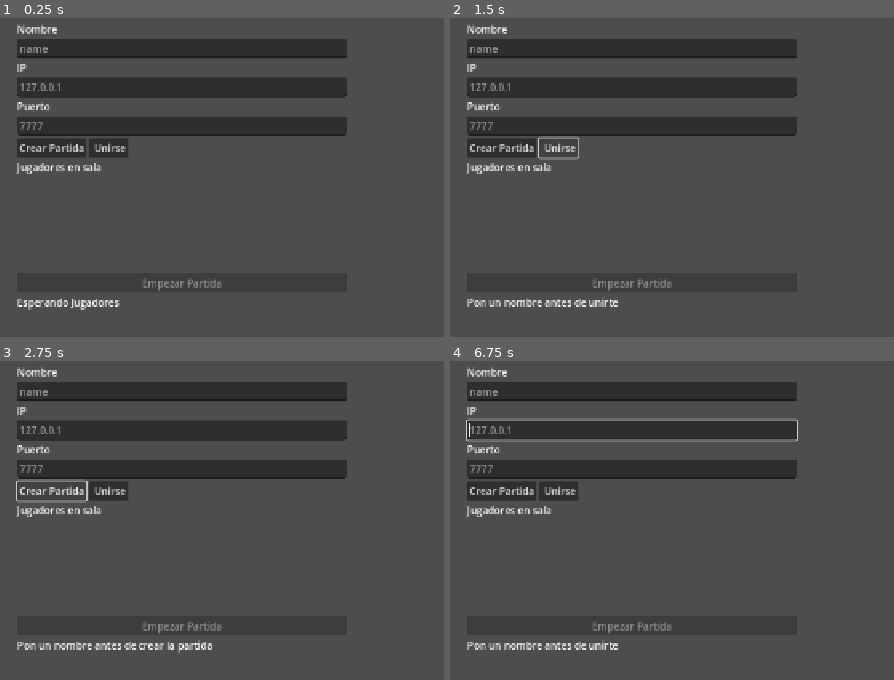
Above: before the commit, frames 1-4 (two rows, left to right).
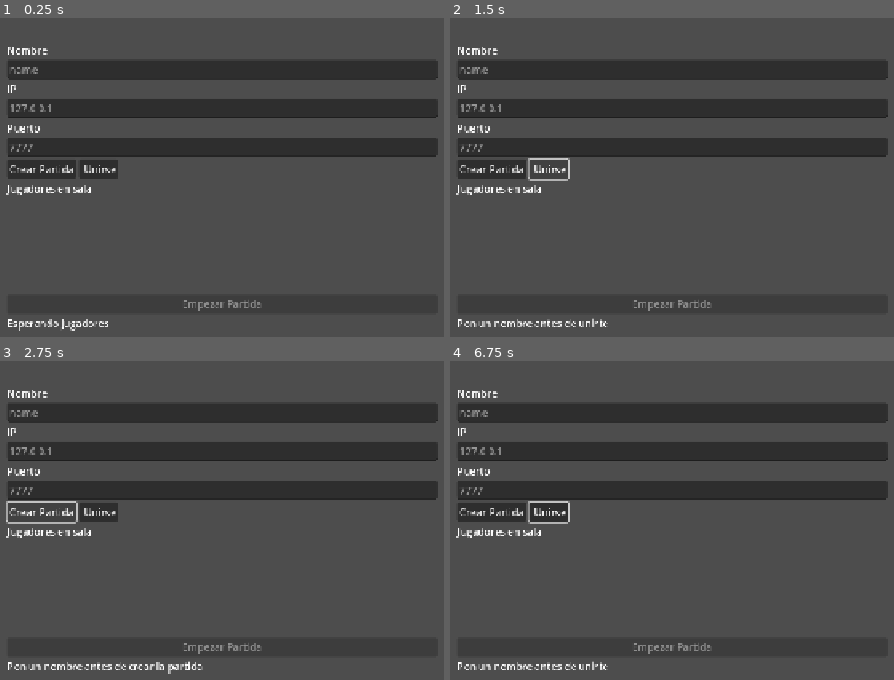
Above: after the commit, the same moments.

Repository: Jusm8/MultiplayerPolitopia
Game: Godot game, scene res://scene/lobby.tscn
Two runs of this game, one before a commit and one after it. Both use one fixed random seed, a clock stepped at 60 frames per second and the inputs below.
Inputs (mouse positions are in pixels of both pictures, inside the frame that each line leads up to):
- Up to frame 1 (0.25 s): no input
- Up to frame 2 (1.5 s): click "Crear Partida" at 0.5 s; click "Unirse" at 1.25 s
- Up to frame 3 (2.75 s): click "Crear Partida" at 2 s
- Up to frame 4 (6.75 s): click "Unirse" at 2.75 s; click "Crear Partida" at 3.5 s; click "Unirse" at 4.25 s; tap Enter at 5, 6.5 s; move the mouse to (849, 507) at 5.02 s; click (849, 507) at 5.17 s; tap Space at 5.75 s; drag from (512, 552) to (632, 619) at 5.77 s; move the mouse to (751, 431) at 6.52 s; click (751, 431) at 6.67 s

The runs differ from the first frame. In frame 1, 31% of the frame differs, in the area x 1-99%, y 1-99%; in frame 2, 31%; in frame 3, 31%; in frame 4, 31%.

Commit message:
cambios visuales 1

Diff:
--- a/multiplayer-game/project.godot
+++ b/multiplayer-game/project.godot
@@ -27,5 +27,6 @@
 
 [rendering]
 
+textures/canvas_textures/default_texture_filter=0
 renderer/rendering_method="gl_compatibility"
 renderer/rendering_method.mobile="gl_compatibility"
--- a/multiplayer-game/scene/CityMenu.tscn
+++ b/multiplayer-game/scene/CityMenu.tscn
@@ -1,9 +1,21 @@
-[gd_scene load_steps=2 format=3 uid="uid://3abew6xy87gd"]
+[gd_scene load_steps=4 format=3 uid="uid://3abew6xy87gd"]
 
 [ext_resource type="Script" uid="uid://c5w7qmskabhu" path="res://script/city_menu.gd" id="1_yr66a"]
 
+[sub_resource type="Theme" id="Theme_yr66a"]
+
+[sub_resource type="StyleBoxFlat" id="StyleBoxFlat_yr66a"]
+content_margin_left = 10.0
+content_margin_top = 10.0
+content_margin_right = 10.0
+content_margin_bottom = 10.0
+bg_color = Color(0, 0, 0, 0.7254902)
+corner_radius_top_left = 10
+corner_radius_top_right = 10
+corner_radius_bottom_right = 10
+corner_radius_bottom_left = 10
+
 [node name="CityMenu" type="Control"]
-visible = false
 layout_mode = 3
 anchors_preset = 0
 script = ExtResource("1_yr66a")
@@ -19,11 +31,15 @@
 offset_bottom = 90.0
 grow_horizontal = 2
 grow_vertical = 2
+theme = SubResource("Theme_yr66a")
+theme_override_styles/panel = SubResource("StyleBoxFlat_yr66a")
 
 [node name="HBox" type="HBoxContainer" parent="Panel"]
 layout_mode = 0
-offset_right = 512.0
-offset_bottom = 286.0
+offset_left = -168.0
+offset_top = -2.0
+offset_right = 344.0
+offset_bottom = 284.0
 
 [node name="UnitGrid" type="GridContainer" parent="Panel/HBox"]
 layout_mode = 2
--- a/multiplayer-game/scene/lobby.tscn
+++ b/multiplayer-game/scene/lobby.tscn
@@ -4,7 +4,11 @@
 
 [node name="Lobby" type="Control"]
 layout_mode = 3
-anchors_preset = 0
+anchors_preset = 15
+anchor_right = 1.0
+anchor_bottom = 1.0
+grow_horizontal = 2
+grow_vertical = 2
 size_flags_horizontal = 4
 script = ExtResource("1_uxvnl")
 
@@ -15,10 +19,10 @@
 anchor_top = 0.5
 anchor_right = 0.5
 anchor_bottom = 0.5
-offset_left = 312.0
-offset_top = 96.0
-offset_right = 840.0
-offset_bottom = 556.0
+offset_left = -344.5
+offset_top = -230.0
+offset_right = 344.5
+offset_bottom = 230.0
 grow_horizontal = 2
 grow_vertical = 2
 
--- a/multiplayer-game/scene/mapa.tscn
+++ b/multiplayer-game/scene/mapa.tscn
@@ -32,6 +32,7 @@
 layer_1/name = "Layer1"
 
 [node name="Camera" type="Camera2D" parent="."]
+position = Vector2(640, 360)
 script = ExtResource("7_10ars")
 
 [node name="HUD" type="CanvasLayer" parent="."]
